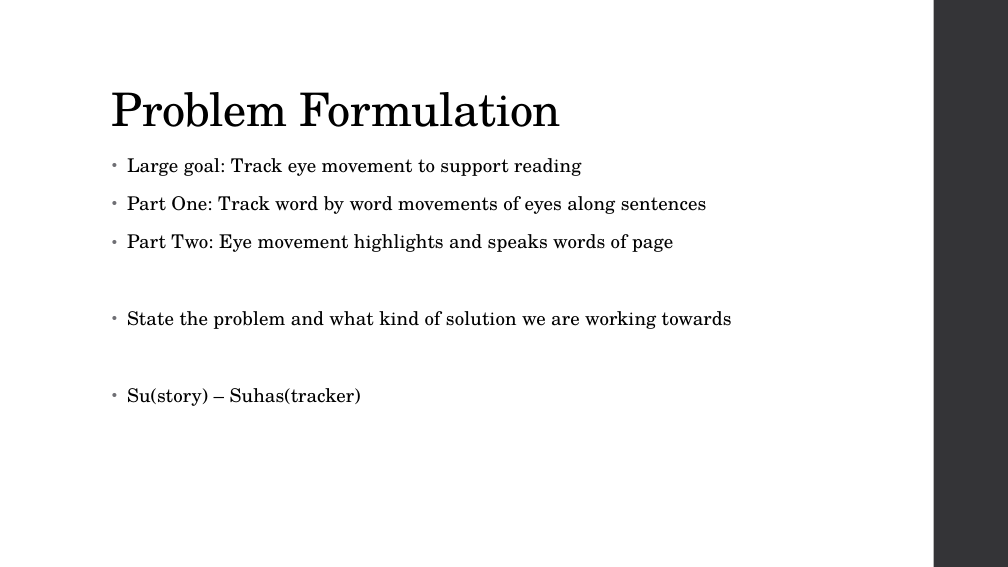
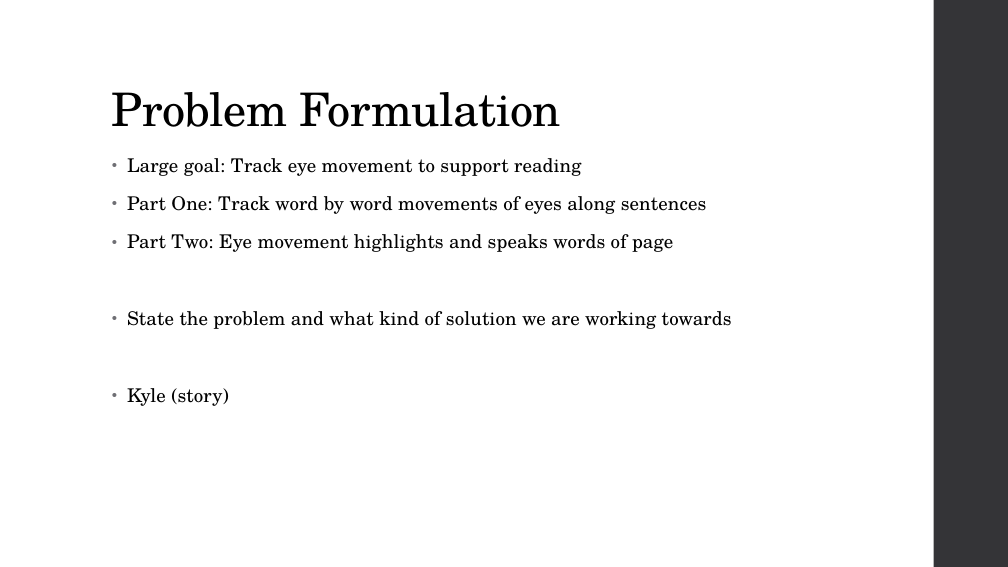
Before and after one commit to diederichk/StepCounter, a slide deck: slide 2 of ProposalPresentation/Proposal.pptx. Drawn at 1008x567 pixels with LibreOffice and Linux fonts; fonts in the diff are those of the drawing. Boxes give left, top, right and bottom in pixels: in the first picture for what was removed or moved away, otherwise in the second. Text is boxed around its words. In the diff, an @@ line names an element or a change of style, - is before the commit and + after.

```diff
--- a/ProposalPresentation/Proposal.pptx
+++ b/ProposalPresentation/Proposal.pptx
@@ text at (127,388,229,406): text changed @@
-• Su(story) – Suhas(tracker)
+• Kyle (story)
```
Also in this commit, not shown: 4 other slides changed, 1 slide removed.
